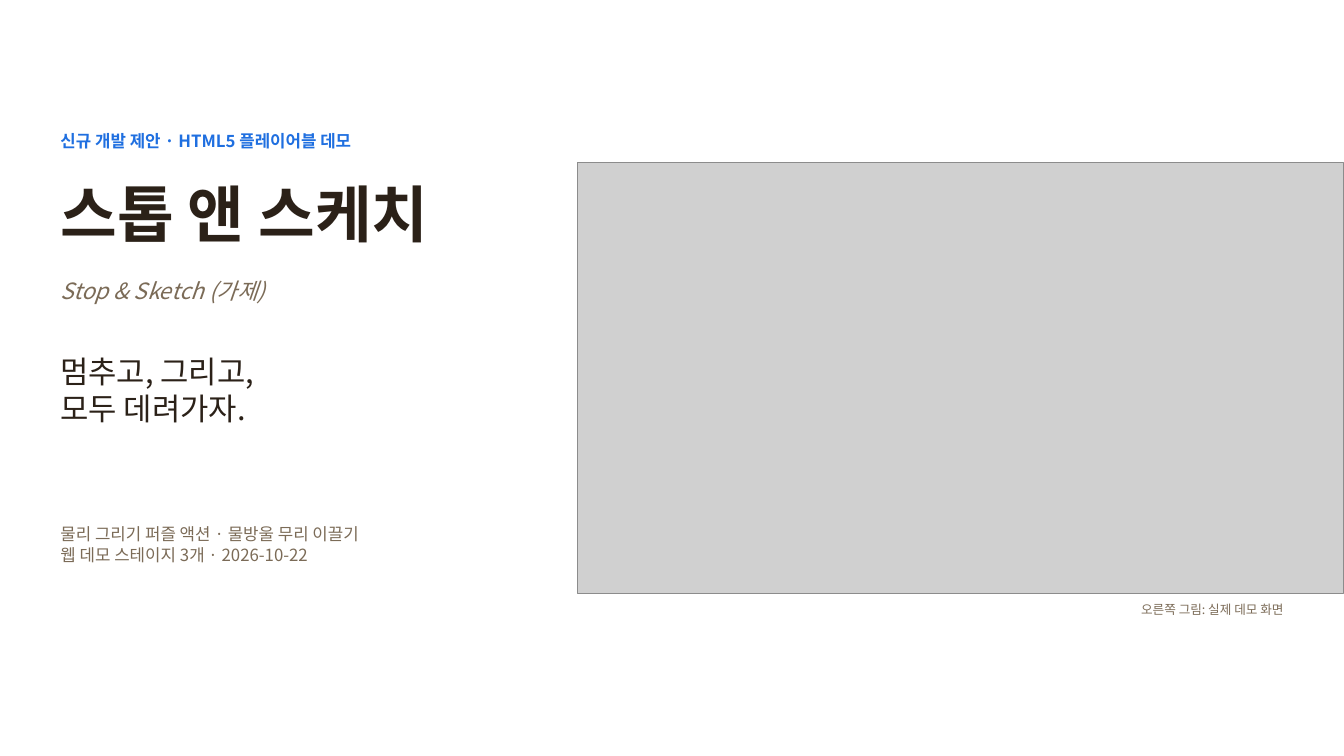
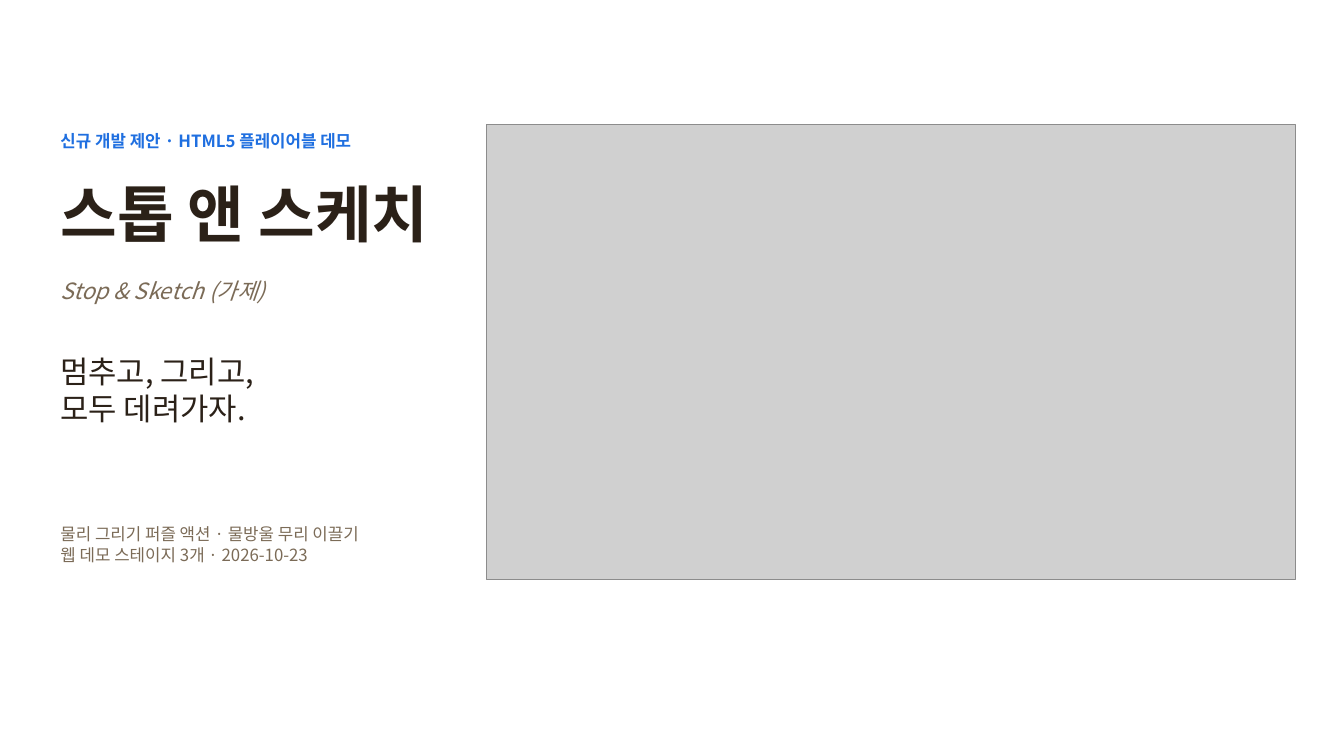
Before and after one commit to willy9068/Stop-Sketch, a slide deck: slide 1 of 스톱앤스케치_제안서.pptx. Drawn at 1344x756 pixels with LibreOffice and Linux fonts; fonts in the diff are those of the drawing; grey boxes stand for pictures. Boxes give left, top, right and bottom in pixels: in the first picture for what was removed or moved away, otherwise in the second. Text is boxed around its words. In the diff, an @@ line names an element or a change of style, - is before the commit and + after.

```diff
--- a/스톱앤스케치_제안서.pptx
+++ b/스톱앤스케치_제안서.pptx
@@ picture: place and size @@
-picture at <box>578,162,1344,594</box>
+picture at <box>487,125,1297,580</box>
@@ text at <box>60,547,308,563</box>: text changed @@
-웹 데모 스테이지 3개 · 2026-10-22
+웹 데모 스테이지 3개 · 2026-10-23
@@ text removed at <box>1141,603,1283,615</box> @@
-오른쪽 그림: 실제 데모 화면
```
Also in this commit, not shown: 2 other slides changed, 21 other files.
